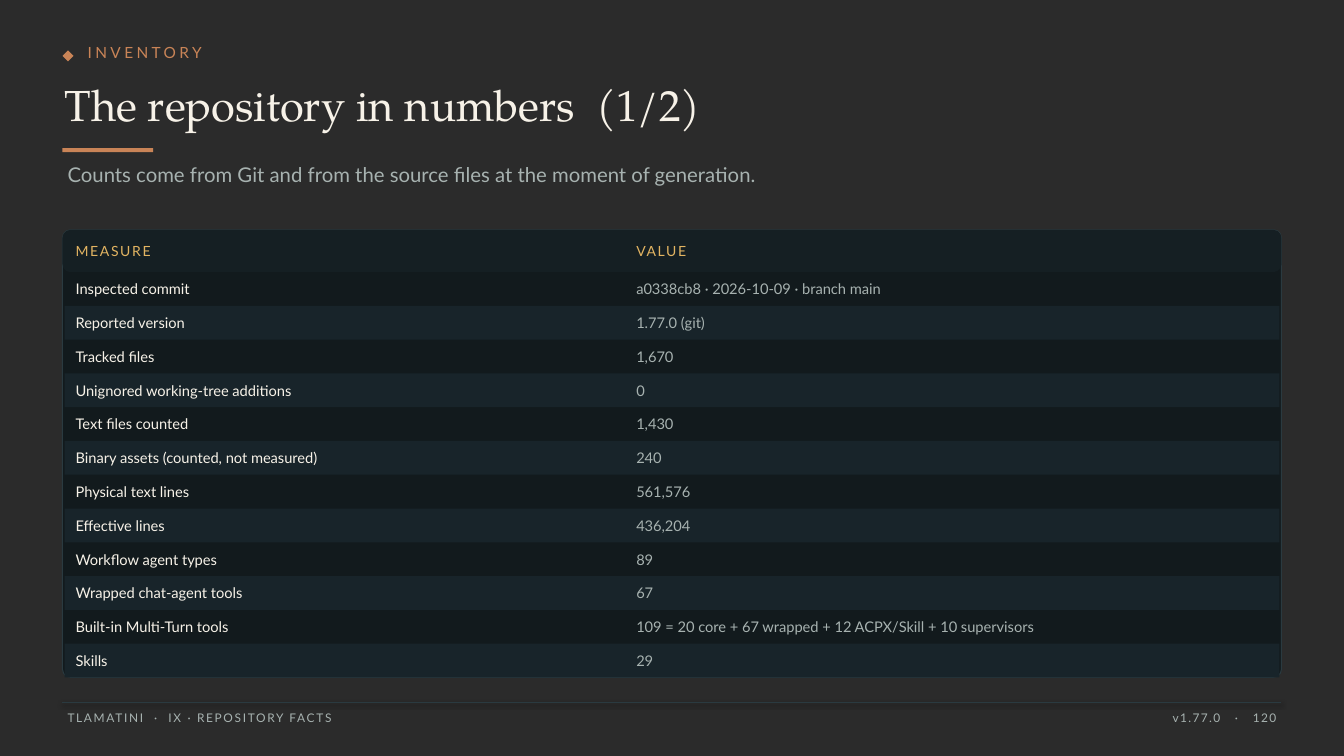
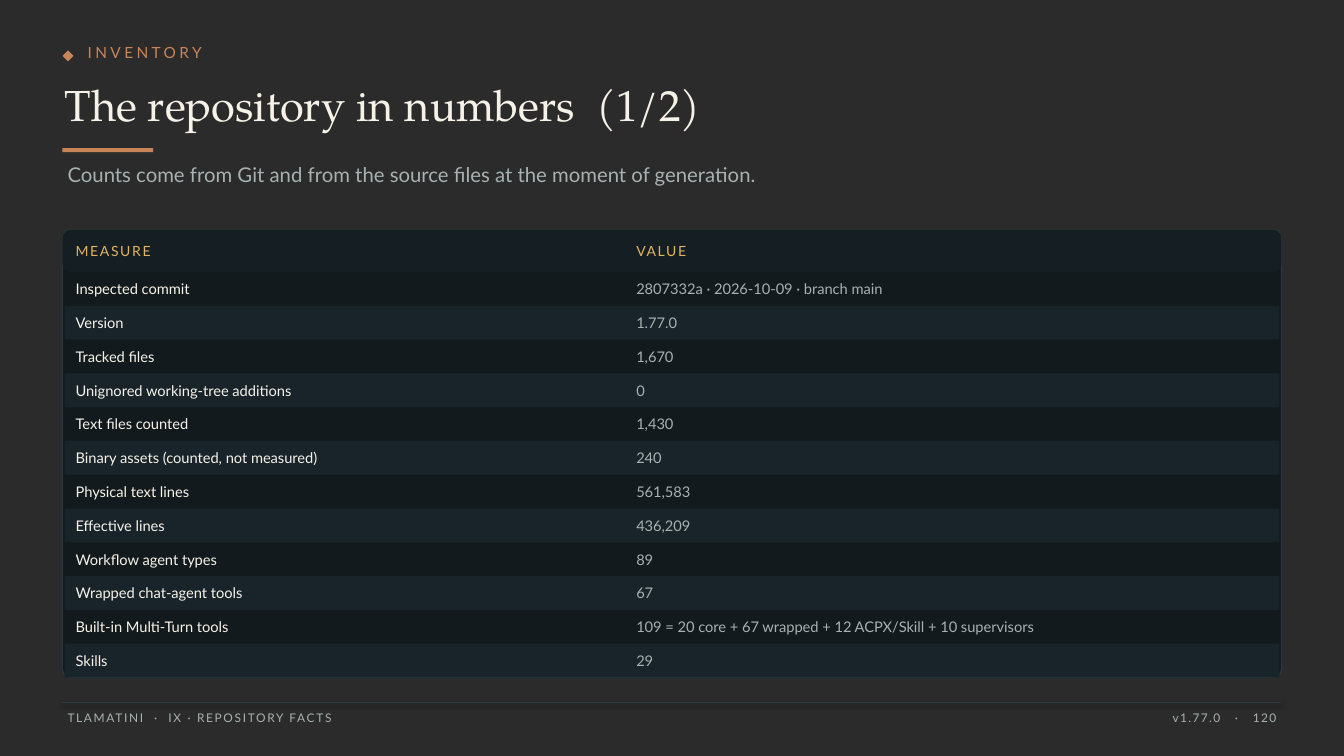
Before and after one commit to XAIHT/Tlamatini, a slide deck: slide 120 of Tlamatini_eXtended_Artificial_Intelligence_Humanly_Tempered.pptx. Drawn at 1344x756 pixels with LibreOffice and Linux fonts; fonts in the diff are those of the drawing; background and template pictures are left out; a plain dark background stands for a picture behind light text. Boxes give left, top, right and bottom in pixels: in the first picture for what was removed or moved away, otherwise in the second. Text is boxed around its words. In the diff, an @@ line names an element or a change of style, - is before the commit and + after.

```diff
--- a/Tlamatini_eXtended_Artificial_Intelligence_Humanly_Tempered.pptx
+++ b/Tlamatini_eXtended_Artificial_Intelligence_Humanly_Tempered.pptx
@@ text at (636,283,883,294): text changed @@
-a0338cb8 · 2026-10-09 · branch main
+2807332a · 2026-10-09 · branch main
@@ text at (76,317,124,328): text changed @@
-Reported version
+Version
@@ text at (636,317,677,328): text changed @@
-1.77.0 (git)
+1.77.0
@@ text at (636,486,690,499): text changed @@
-561,576
+561,583
@@ text at (636,520,690,533): text changed @@
-436,204
+436,209
```
Also in this commit, not shown: 44 other slides changed, 5 other files.
